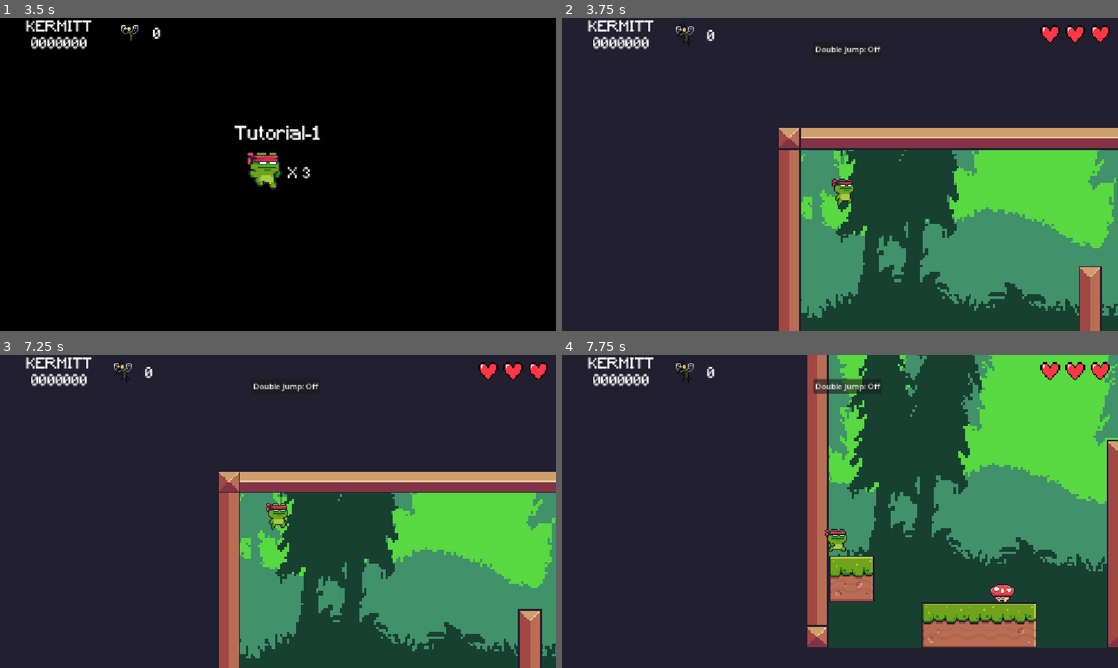
Above: before the commit, frames 1-4 (two rows, left to right).
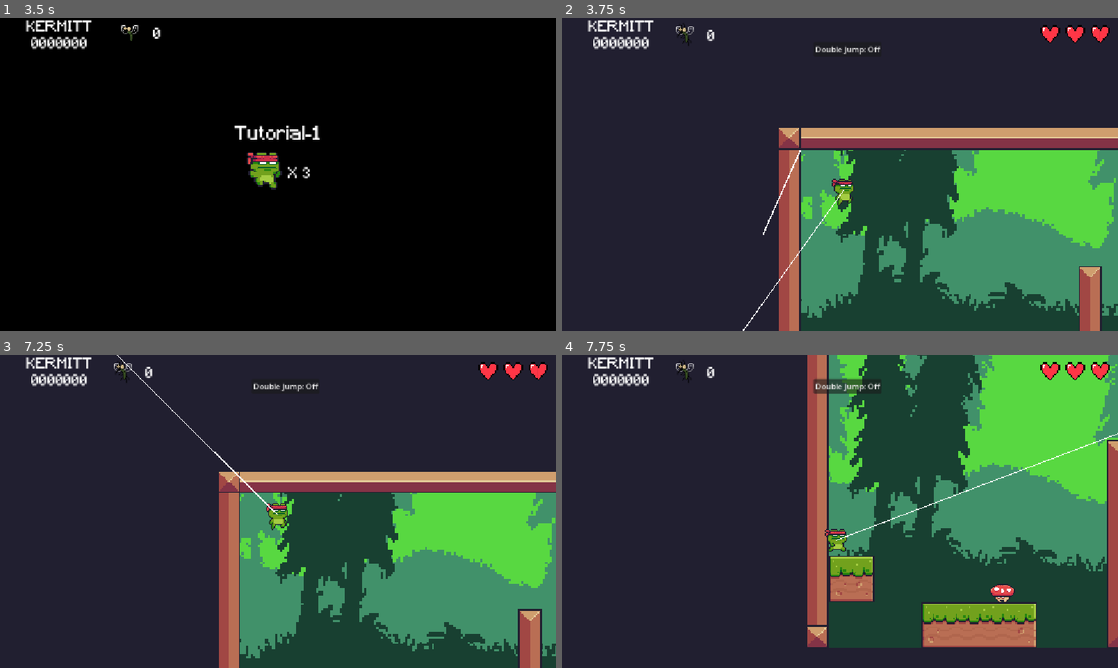
Above: after the commit, the same moments.

Repository: kshitij-vashisth/project_platformer
Game: Godot game, scene res://Assets/Scenes/TransitionScreens/main_menu.tscn
Same seed, same stepped clock (60 frames per second), same inputs: the game is played once before the commit and once after it.
Inputs (mouse positions are in pixels of both pictures, inside the frame that each line leads up to):
- Up to frame 1 (3.5 s): click "Start" at 0.5 s; tap Enter at 1.25, 2.75 s; move the mouse to (400, 158) at 1.27 s; hold D (right) 1.28-2.78 s; right-click (400, 158) at 1.35 s; tap Space (up) at 1.52, 1.55, 1.82, 2, 2.1, 2.27, 2.57, 3.05 s; move the mouse to (166, 190) at 2.02 s; right-click (166, 190) at 2.3 s; move the mouse to (333, 105) at 2.77 s; hold A (left) from 2.78 s (still down); right-click (333, 105) at 2.85 s
- Up to frame 2 (3.75 s): tap Space (up) at 3.5 s; move the mouse to (812, 237) at 3.52 s; release A (left) at 3.53 s; hold D (right) from 3.53 s (still down); right-click (812, 237) at 3.6 s
- Up to frame 3 (7.25 s): tap Space (up) at 3.77, 4.07, 4.35, 4.52, 4.82, 5.27, 5.57, 5.75, 6.05, 6.6, 6.77, 7.07 s; move the mouse to (444, 558) at 4.27 s; tap Enter at 5 s; move the mouse to (111, 464) at 5.02 s; release D (right) at 5.03 s; hold A (left) 5.03-5.78 s; right-click (111, 464) at 5.1 s; move the mouse to (305, 511) at 5.77 s; hold D (right) 5.78-6.53 s; right-click (305, 511) at 5.85 s; move the mouse to (194, 433) at 6.52 s; hold A (left) from 6.53 s (still down); right-click (194, 433) at 6.8 s
- Up to frame 4 (7.75 s): keep holding A (left); move the mouse to (962, 495) at 7.27 s; right-click (962, 495) at 7.35 s; tap Space (up) at 7.52, 7.55 s

Frame 1 is identical in both runs. In frame 2, 0.2% of the frame differs, in the area x 32-51%, y 42-100%; in frame 3, 0.1%; in frame 4, 0.2%.

Commit message:
[feature] added tongue zip

Diff:
--- a/Assets/Scenes/TransitionScreens/level_transition_screen.tscn
+++ b/Assets/Scenes/TransitionScreens/level_transition_screen.tscn
@@ -6,6 +6,7 @@
 [ext_resource type="Texture2D" uid="uid://bue1p5p3ypx8r" path="res://Assets/Art/Collectible/mosquito.png" id="1_ydxv8"]
 [ext_resource type="Script" uid="uid://baq88q4l7k3pc" path="res://Assets/Scripts/Scenes/ui.gd" id="2_5aa3u"]
 [ext_resource type="Texture2D" uid="uid://bcel5pv0y28xk" path="res://Assets/Art/Character/Fall (32x32).png" id="2_ydxv8"]
+[ext_resource type="AudioStream" uid="uid://bofw88h3q5qbi" path="res://Assets/Sounds/SFX/level_transition_music.mp3" id="7_i5q0t"]
 
 [sub_resource type="StyleBoxEmpty" id="StyleBoxEmpty_3k3la"]
 
@@ -30,11 +31,10 @@
 game_manager = NodePath("GameManager")
 lives_label = NodePath("UI/LivesDisplay/LivesLabel")
 
-[node name="GameManager" type="Node" parent="." unique_id=607024069 node_paths=PackedStringArray("hearts", "points_text")]
+[node name="GameManager" type="Node" parent="." unique_id=607024069 node_paths=PackedStringArray("hearts")]
 unique_name_in_owner = true
 script = ExtResource("1_frckw")
-hearts = [NodePath(""), NodePath(""), NodePath("")]
-points_text = NodePath("")
+hearts = [null, null, null]
 
 [node name="UI" type="CanvasLayer" parent="." unique_id=406519907 node_paths=PackedStringArray("game_manager", "points_label", "mosquito_points_label")]
 script = ExtResource("2_5aa3u")
@@ -144,3 +144,8 @@
 offset_right = 1164.0
 offset_bottom = 676.0
 color = Color(0, 0, 0, 1)
+
+[node name="bgm" type="AudioStreamPlayer2D" parent="." unique_id=1054274305]
+stream = ExtResource("7_i5q0t")
+volume_db = 9.492
+autoplay = true
--- a/Assets/Scenes/TransitionScreens/main_menu.tscn
+++ b/Assets/Scenes/TransitionScreens/main_menu.tscn
@@ -1039,7 +1039,7 @@
 
 [node name="main_menu_music" type="AudioStreamPlayer2D" parent="." unique_id=934156370]
 stream = ExtResource("6_fadmi")
-volume_db = -11.0
+volume_db = 3.444
 autoplay = true
 
 [node name="Joypad_control" type="Node2D" parent="." unique_id=1133803046]
--- a/Assets/Scenes/main_character/main_character.tscn
+++ b/Assets/Scenes/main_character/main_character.tscn
@@ -18,6 +18,7 @@
 [ext_resource type="AudioStream" uid="uid://cprsqdysx0bo4" path="res://Assets/Sounds/SFX/jump.mp3" id="15_45f5x"]
 [ext_resource type="AudioStream" uid="uid://5pvd0qvxh5x5" path="res://Assets/Sounds/SFX/retro-hurt-2-236675.mp3" id="16_cikix"]
 [ext_resource type="Script" uid="uid://b4oeg2aerpo23" path="res://Assets/Scripts/Player_States/state_hurt.gd" id="16_vr1dg"]
+[ext_resource type="Script" uid="uid://12mityj03grq" path="res://Assets/Scripts/Player_States/state_tongue_zip.gd" id="17_r0m80"]
 
 [sub_resource type="AtlasTexture" id="AtlasTexture_k2flx"]
 atlas = ExtResource("2_awrqh")
@@ -407,6 +408,11 @@
 player = NodePath("../..")
 metadata/_custom_type_script = "uid://71savu34cj01"
 
+[node name="Tongue_Zip" type="Node" parent="StateMachine" unique_id=2097718203 node_paths=PackedStringArray("player")]
+script = ExtResource("17_r0m80")
+player = NodePath("../..")
+metadata/_custom_type_script = "uid://71savu34cj01"
+
 [node name="Camera2D" type="Camera2D" parent="." unique_id=1518738580]
 position_smoothing_enabled = true
 position_smoothing_speed = 7.0
@@ -417,3 +423,18 @@
 [node name="player_hurt_sound" type="AudioStreamPlayer2D" parent="." unique_id=1355306598]
 stream = ExtResource("16_cikix")
 volume_db = 24.0
+
+[node name="Tongue_Zip_nodes" type="Node" parent="." unique_id=428794142]
+
+[node name="TongueRayCast" type="RayCast2D" parent="Tongue_Zip_nodes" unique_id=9613253]
+unique_name_in_owner = true
+target_position = Vector2(147, 0)
+
+[node name="TongueLine" type="Line2D" parent="Tongue_Zip_nodes" unique_id=1857373264]
+unique_name_in_owner = true
+visible = false
+width = 3.0
+
+[node name="AimLine" type="Line2D" parent="Tongue_Zip_nodes" unique_id=1830617373]
+unique_name_in_owner = true
+width = 2.0
--- a/Assets/Scripts/Main-Menu/mushroom.gd
+++ b/Assets/Scripts/Main-Menu/mushroom.gd
@@ -10,7 +10,7 @@
 var TURN_INTERVAL = 1.9  # seconds between turns
 
 var life_timer = 0.0
-var LIFETIME = 6.7  # seconds before death (e.g. 3 turns worth)
+var LIFETIME = 6.9  # seconds before death (e.g. 3 turns worth)
 
 @onready var animated_sprite_2d: AnimatedSprite2D = $AnimatedSprite2D
 
--- a/Assets/Scripts/Player_States/state_double_jump.gd
+++ b/Assets/Scripts/Player_States/state_double_jump.gd
@@ -43,5 +43,8 @@
 		print("double_jump->wall_slide")
 		state_machine.change_state("wall_slide")
 
+	if Input.is_action_just_pressed("tongue_zip"):
+		player.change_state("tongue_zip", state_machine)
+
 	# --- Apply movement ---
 	player.move_and_slide()
--- a/Assets/Scripts/Player_States/state_idle.gd
+++ b/Assets/Scripts/Player_States/state_idle.gd
@@ -17,6 +17,9 @@
 func physics_update(delta: float) -> void:
 	#gravity
 	player.apply_gravity(delta)
+
+	if Input.is_action_just_pressed("tongue_zip"):
+		player.change_state("tongue_zip", state_machine)
 
 	# If there's input, switch to Move state
 	if player.input_direction != Vector2.ZERO:
--- a/Assets/Scripts/Player_States/state_jump.gd
+++ b/Assets/Scripts/Player_States/state_jump.gd
@@ -11,6 +11,9 @@
 	jump()
 
 func physics_update(delta: float) -> void:
+	if Input.is_action_just_pressed("tongue_zip"):
+		player.change_state("tongue_zip", state_machine)
+
 
 	if Input.is_action_just_released("up") and player.velocity.y < 0:
 		player.velocity.y = player.jump_velocity/20
--- a/Assets/Scripts/Player_States/state_move.gd
+++ b/Assets/Scripts/Player_States/state_move.gd
@@ -30,4 +30,7 @@
 		print("move->wall_slide")
 		state_machine.change_state("wall_slide")
 
+	if Input.is_action_just_pressed("tongue_zip"):
+		player.change_state("tongue_zip", state_machine)
+
 	player.move_and_slide()
--- /dev/null
+++ b/Assets/Scripts/Player_States/state_tongue_zip.gd
@@ -0,0 +1,54 @@
+extends State
+
+@export var player: CharacterBody2D
+
+@export var web_speed := 1200.0
+@export var arrival_distance := 30.0
+
+var tongue_target: Vector2
+
+func enter() -> void:
+	var mouse_position := player.get_global_mouse_position()
+	var direction := player.global_position.direction_to(mouse_position)
+
+	player.tongue_ray_cast.global_position = player.global_position
+	player.tongue_ray_cast.target_position = direction * 1000.0
+	player.tongue_ray_cast.force_raycast_update()
+
+	print("Player: ", player.global_position)
+	print("Mouse: ", mouse_position)
+	print("Direction: ", direction)
+
+	player.tongue_ray_cast.target_position = direction * 1000.0
+	player.tongue_ray_cast.force_raycast_update()
+
+	if not player.tongue_ray_cast.is_colliding():
+		player.change_state("in_air", player.state_access)
+		return
+
+	tongue_target = player.tongue_ray_cast.get_collision_point()
+
+	print("Tongue target: ", tongue_target)
+
+	player.tongue_line.visible = true
+	player.tongue_line.points = PackedVector2Array([
+		player.to_local(player.global_position),
+		player.to_local(tongue_target)
+	])
+
+func finish_zip() -> void:
+	player.tongue_line.visible = false
+
+	player.velocity = Vector2.ZERO
+
+	player.change_state("in_air", player.state_access)
+
+func physics_update(delta: float) -> void:
+	var direction := player.global_position.direction_to(tongue_target)
+
+	player.velocity = direction * web_speed
+	player.move_and_slide()
+
+	if player.global_position.distance_to(tongue_target) <= arrival_distance:
+		finish_zip()
+	#pass
--- a/Assets/Scripts/Player_States/state_wall_jump.gd
+++ b/Assets/Scripts/Player_States/state_wall_jump.gd
@@ -36,6 +36,9 @@
 	if player.is_on_wall_only():
 		player.change_state("wall_slide",state_machine)
 
+	if Input.is_action_just_pressed("tongue_zip"):
+		player.change_state("tongue_zip", state_machine)
+
 	if Input.is_action_just_pressed("up") and player.doubleJumpEnabled:
 		player.change_state("double_jump",state_machine)
 
--- a/Assets/Scripts/Player_States/state_wall_slide.gd
+++ b/Assets/Scripts/Player_States/state_wall_slide.gd
@@ -50,6 +50,9 @@
 
 	#player.wall_end_fall()
 
+	if Input.is_action_just_pressed("tongue_zip"):
+		player.change_state("tongue_zip", state_machine)
+
 
 	#TODO: work on wall fall off===============================>
 	if not player.is_on_wall() and not player.is_on_floor():
--- a/Assets/Scripts/main_character.gd
+++ b/Assets/Scripts/main_character.gd
@@ -15,6 +15,12 @@
 @export var jump_sound: AudioStreamPlayer2D
 @export var player_hurt_sound: AudioStreamPlayer2D
 @export var hurt_velocity_y: float = 200.0
+
+@onready var tongue_ray_cast: RayCast2D = %TongueRayCast
+@onready var tongue_line: Line2D = %TongueLine
+@onready var aim_line: Line2D = %AimLine
+
+
 # finer parameters for smoother movement=====================================#
 var wall_pushoff_available: bool = true
 @export var hang_time: float = 0.15
@@ -142,3 +148,12 @@
 	#input_direction.y = Input.get_axis("up", "down")
 	var was_on_floor: bool = is_on_floor()
 	coyote_checker(was_on_floor)
+
+func _process(delta):
+	var mouse_position := get_global_mouse_position()
+	var direction := global_position.direction_to(mouse_position)
+
+	aim_line.points = PackedVector2Array([
+		aim_line.to_local(global_position),
+		aim_line.to_local(global_position + direction * 1000.0)
+	])
--- a/project.godot
+++ b/project.godot
@@ -26,6 +26,7 @@
 [display]
 
 window/stretch/mode="canvas_items"
+mouse_cursor/custom_image="uid://ehexx7rsa6m2"
 
 [input]
 
@@ -68,6 +69,11 @@
 , Object(InputEventJoypadButton,"resource_local_to_scene":false,"resource_name":"","device":-1,"button_index":6,"pressure":0.0,"pressed":false,"script":null)
 ]
 }
+tongue_zip={
+"deadzone": 0.2,
+"events": [Object(InputEventMouseButton,"resource_local_to_scene":false,"resource_name":"","device":-1,"window_id":0,"alt_pressed":false,"shift_pressed":false,"ctrl_pressed":false,"meta_pressed":false,"button_mask":0,"position":Vector2(0, 0),"global_position":Vector2(0, 0),"factor":1.0,"button_index":2,"canceled":false,"pressed":false,"double_click":false,"script":null)
+]
+}
 
 [rendering]
 
Not shown: 1 places in Assets/Scenes/TransitionScreens/main_menu.tscn that only renumber resources
Not shown, added: Assets/Scripts/Player_States/state_tongue_zip.gd.uid
Not shown, removed: Assets/Sounds/BGM/Suno/All Valley Rush_e844.mp3.import
Not shown, added: Assets/Sounds/BGM/Suno/All Valley Rush_intro.mp3.import
Not shown, added: Assets/Sounds/SFX/level_transition_music.mp3.import
Not shown, added: Assets/Sounds/BGM/Suno/All Valley Rush_intro.mp3
Not shown, added: Assets/Sounds/SFX/level_transition_music.mp3
